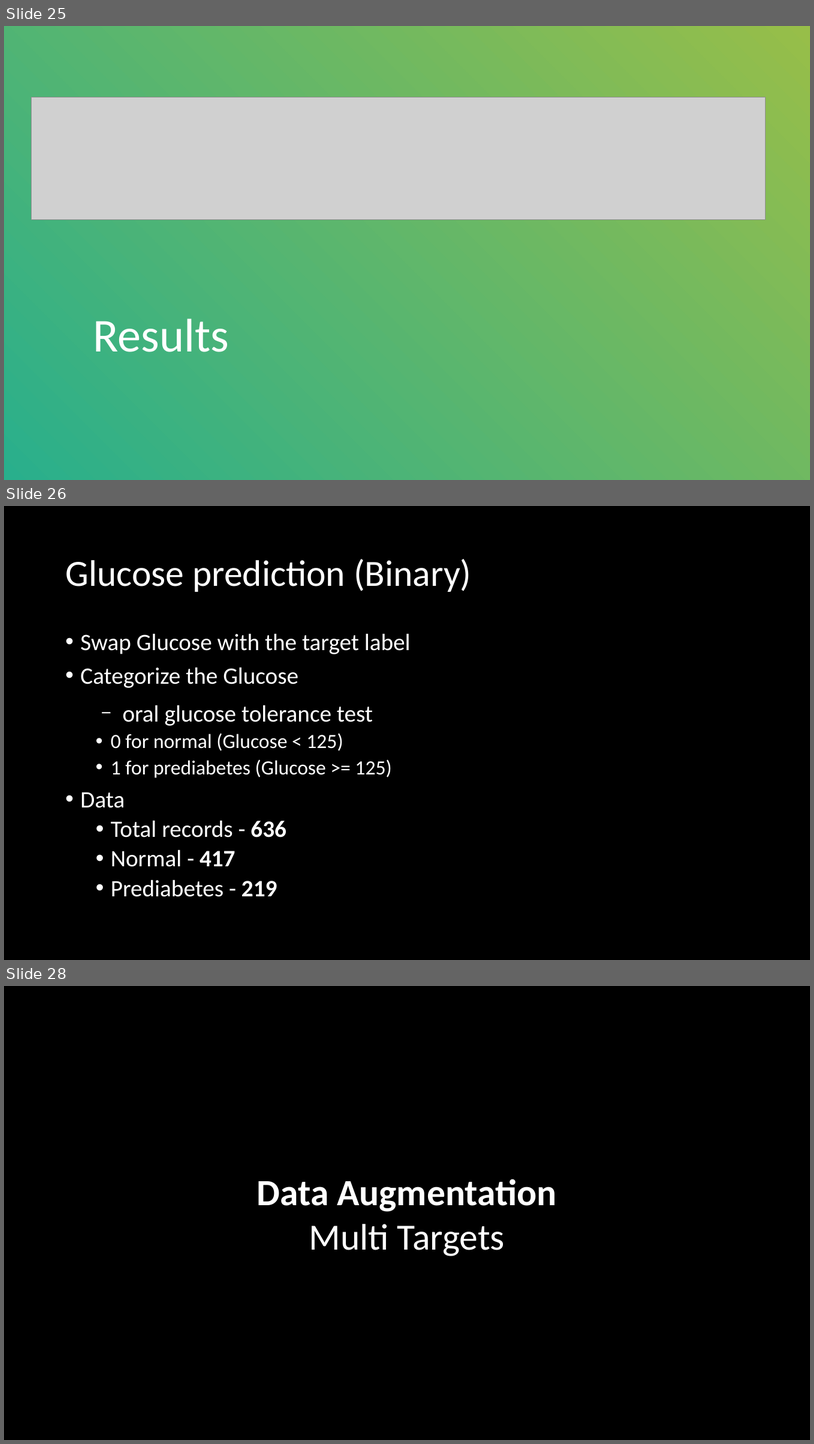
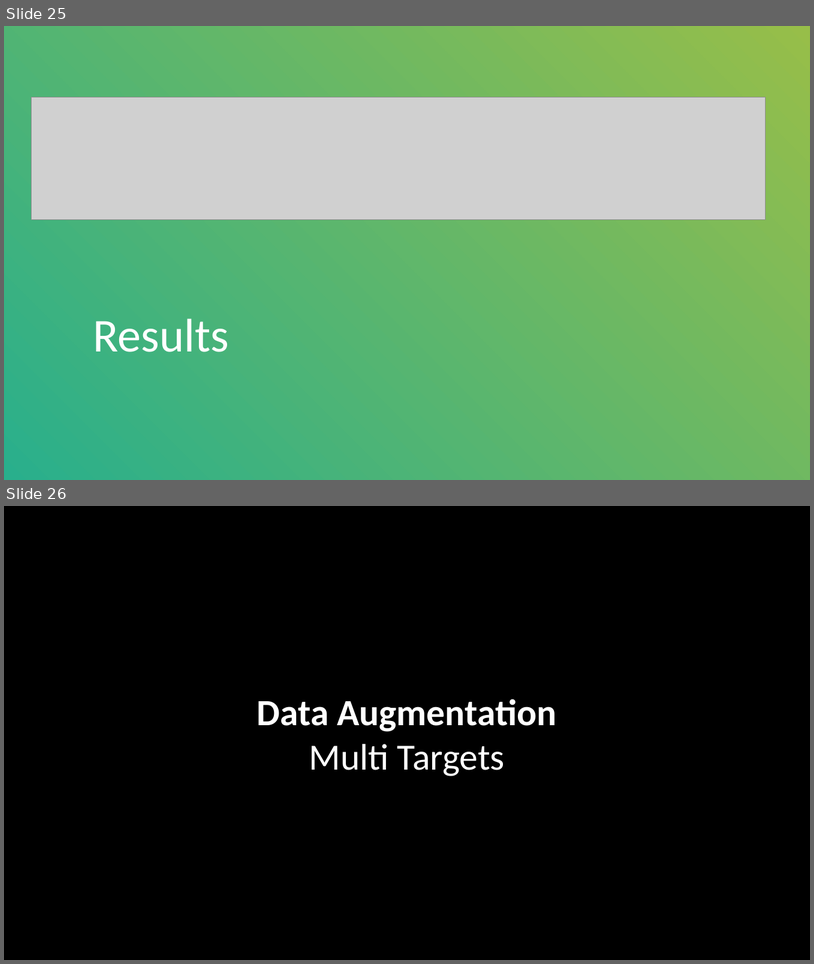
Before and after one commit to acen20/ML-Ensembles-on-PIMA, a slide deck: ML-Classification-on-PIMA.pptx. Shown one above the other, each under a label of ours: slides 25, 26 and 28 before the commit, slides 25 and 26 after it; the slides between them are not shown. The pictures are 814x1444 and 814x964 pixels, drawn with LibreOffice and Linux fonts; fonts in the diff are those of the drawing; grey boxes stand for pictures. Boxes give left, top, right and bottom in pixels: in the first picture for what was removed or moved away, otherwise in the second. Text is boxed around its words. In the diff, an @@ line names an element or a change of style, - is before the commit and + after.

```diff
--- a/ML-Classification-on-PIMA.pptx
+++ b/ML-Classification-on-PIMA.pptx
@@ slide 26 removed at (x1=4, y1=506, x2=810, y2=960), background #000000 @@
@@ text removed at (x1=65, y1=559, x2=471, y2=592) @@
-Glucose prediction (Binary)
@@ text removed at (x1=80, y1=633, x2=411, y2=897) @@
-• Swap Glucose with the target label
-• Categorize the Glucose
-  − oral glucose tolerance test
-  • 0 for normal (Glucose < 125)
-  • 1 for prediabetes (Glucose >= 125)
-• Data
-  • Total records - 636
-  • Normal - 417
-  • Prediabetes - 219
@@ what was slide 28 is now slide 26 @@
```
Also in this commit, not shown: 2 slides changed, 1 other slide removed, 8 other files.
